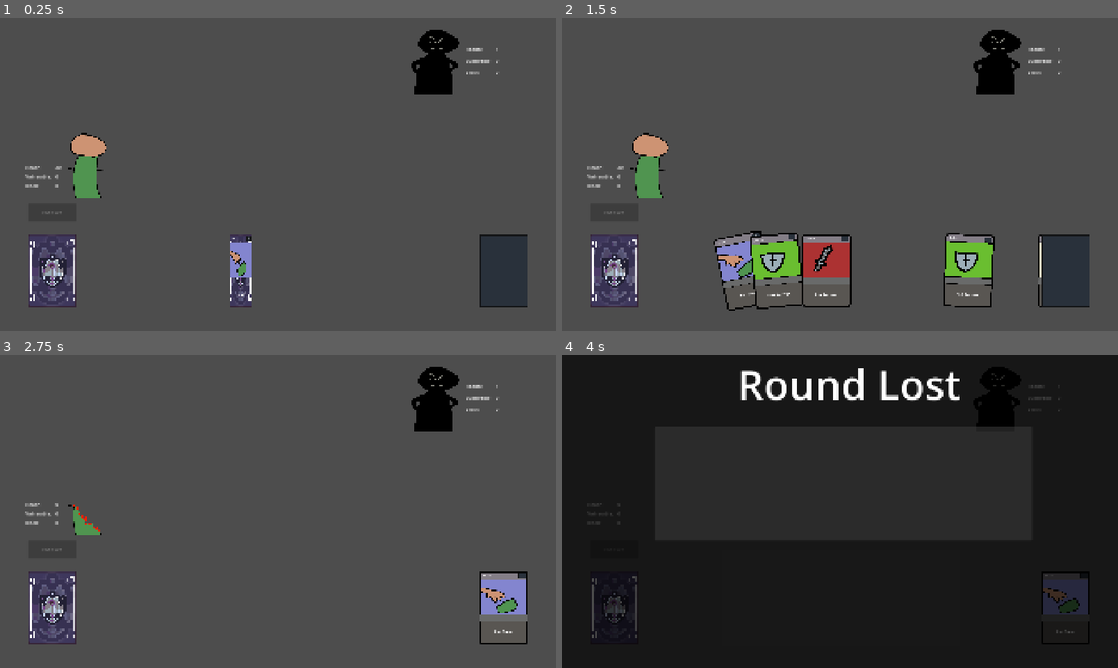
Above: before the commit, frames 1-4 (two rows, left to right).
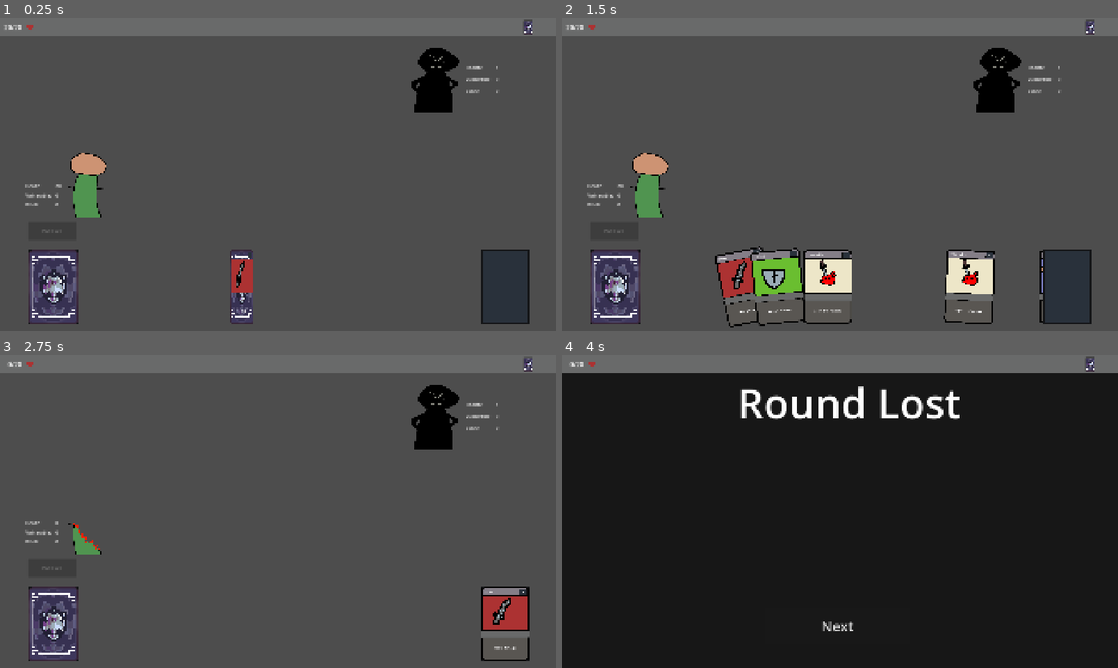
Above: after the commit, the same moments.

Repository: SevvyP/untitled
Game: Godot game, scene res://scenes/main.tscn
Two runs of this game, one before a commit and one after it. Both use one fixed random seed, a clock stepped at 60 frames per second and the inputs below. Before the commit the project starts from res://scenes/battle.tscn.
Inputs (mouse positions are in pixels of both pictures, inside the frame that each line leads up to):
- Up to frame 1 (0.25 s): no input
- Up to frame 2 (1.5 s): click (1090, 27) at 0.52 s; click "End turn" at 1.25 s
- Up to frame 3 (2.75 s): click (528, 364) at 2.02 s
- Up to frame 4 (4 s): click (1090, 364) at 2.77 s; move the mouse to (962, 495) at 3.52 s; click (962, 495) at 3.67 s

The runs differ from the first frame. In frame 1, 12% of the frame differs, in the area x 0-100%, y 0-98%; in frame 2, 18%, in the area x 0-100%, y 0-99%; in frame 3, 11%; in frame 4, 9.3%.
Error before the commit: Cannot call method 'add_child' on a null value. (res://scripts/reward_screen.gd:67)

Commit message:
rework scene loading

Diff:
--- /dev/null
+++ b/cards/rare.tres
@@ -0,0 +1,25 @@
+[gd_resource type="Resource" script_class="CardData" format=3 uid="uid://25slyjd6ovuv"]
+
+[ext_resource type="Script" uid="uid://yegwd4iidb46" path="res://scripts/card_data.gd" id="1_aalmw"]
+[ext_resource type="Script" uid="uid://b8j2sh1fyayd1" path="res://scripts/action.gd" id="1_xgxia"]
+[ext_resource type="Script" uid="uid://bpi6qpqgcuu7o" path="res://scripts/ability.gd" id="2_3rfbg"]
+[ext_resource type="Texture2D" uid="uid://mq5d66i34mle" path="res://sprites/rare.png" id="3_1gv57"]
+
+[sub_resource type="Resource" id="Resource_evn7o"]
+script = ExtResource("1_xgxia")
+modifier = 400
+metadata/_custom_type_script = "uid://b8j2sh1fyayd1"
+
+[sub_resource type="Resource" id="Resource_dhlnb"]
+script = ExtResource("2_3rfbg")
+actions = Array[ExtResource("1_xgxia")]([SubResource("Resource_evn7o")])
+metadata/_custom_type_script = "uid://bpi6qpqgcuu7o"
+
+[resource]
+script = ExtResource("1_aalmw")
+card_name = "Rare"
+cost = 3
+description = "Deal 400 damage"
+art = ExtResource("3_1gv57")
+ability = SubResource("Resource_dhlnb")
+metadata/_custom_type_script = "uid://yegwd4iidb46"
--- a/prefabs/character.tscn
+++ b/prefabs/character.tscn
@@ -4,6 +4,7 @@
 [ext_resource type="Shader" uid="uid://bqwptp8kc0ubh" path="res://shaders/death.gdshader" id="1_xofgc"]
 
 [sub_resource type="ShaderMaterial" id="ShaderMaterial_v5mhf"]
+resource_local_to_scene = true
 shader = ExtResource("1_xofgc")
 shader_parameter/position = Vector2(0, 0)
 shader_parameter/radius = 0.0
--- a/prefabs/enemy.tscn
+++ b/prefabs/enemy.tscn
@@ -4,6 +4,7 @@
 [ext_resource type="Shader" uid="uid://bqwptp8kc0ubh" path="res://shaders/death.gdshader" id="1_yfjof"]
 
 [sub_resource type="ShaderMaterial" id="ShaderMaterial_yfjof"]
+resource_local_to_scene = true
 shader = ExtResource("1_yfjof")
 shader_parameter/position = Vector2(0, 0)
 shader_parameter/radius = 0.0
--- a/prefabs/game_view.tscn
+++ b/prefabs/game_view.tscn
@@ -8,12 +8,12 @@
 script = ExtResource("1_gye2j")
 
 [node name="deck" parent="." unique_id=731650845 instance=ExtResource("2_d6vn6")]
-position = Vector2(180, 872)
+position = Vector2(-447.99994, 6.1035156e-05)
 scale = Vector2(0.33, 0.33)
 
 [node name="hand" type="Node2D" parent="." unique_id=1271941280]
-position = Vector2(630, 872)
+position = Vector2(2, 0)
 
 [node name="discard" parent="." unique_id=1605040543 instance=ExtResource("3_s7wti")]
-position = Vector2(1740, 872)
+position = Vector2(1112, 6.1035156e-05)
 scale = Vector2(0.33, 0.33)
--- a/prefabs/reward_screen.tscn
+++ b/prefabs/reward_screen.tscn
@@ -11,6 +11,7 @@
 anchors_preset = 15
 anchor_right = 1.0
 anchor_bottom = 1.0
+offset_top = 64.0
 grow_horizontal = 2
 grow_vertical = 2
 color = Color(0, 0, 0, 0.7019608)
@@ -18,14 +19,16 @@
 [node name="reward_panel" type="Control" parent="." unique_id=101049691]
 layout_mode = 3
 anchors_preset = 0
+offset_top = 64.0
 offset_right = 40.0
-offset_bottom = 40.0
+offset_bottom = 96.0
 
 [node name="Label" type="Label" parent="reward_panel" unique_id=449821538]
 layout_mode = 0
-offset_left = 520.0
-offset_right = 1464.0
-offset_bottom = 200.0
+offset_left = 504.0
+offset_top = 104.0
+offset_right = 1448.0
+offset_bottom = 304.0
 theme_override_font_sizes/font_size = 142
 text = "Rewards"
 horizontal_alignment = 1
@@ -34,16 +37,16 @@
 [node name="cards" type="HBoxContainer" parent="reward_panel" unique_id=1090191384]
 layout_mode = 0
 offset_left = 320.0
-offset_top = 248.0
-offset_right = 1624.0
-offset_bottom = 640.0
+offset_top = 344.0
+offset_right = 1600.0
+offset_bottom = 736.0
 
 [node name="next" type="Button" parent="reward_panel" unique_id=1600661631]
 layout_mode = 0
-offset_left = 776.0
-offset_top = 712.0
-offset_right = 1224.0
-offset_bottom = 840.0
+offset_left = 704.0
+offset_top = 816.0
+offset_right = 1200.0
+offset_bottom = 944.0
 theme_override_font_sizes/font_size = 48
 text = "Next"
 
--- a/prefabs/round_lost_screen.tscn
+++ b/prefabs/round_lost_screen.tscn
@@ -1,16 +1,14 @@
 [gd_scene format=3 uid="uid://duo6jk4vysf7h"]
 
-[ext_resource type="Script" uid="uid://d17mx7fvl641l" path="res://scripts/reward_screen.gd" id="1_8ck3k"]
-
-[node name="reward_screen" type="CanvasLayer" unique_id=1350255139]
+[node name="round_lost_screen" type="CanvasLayer" unique_id=1350255139]
 process_mode = 2
 layer = 20
-script = ExtResource("1_8ck3k")
 
 [node name="dimmer" type="ColorRect" parent="." unique_id=39314468]
 anchors_preset = 15
 anchor_right = 1.0
 anchor_bottom = 1.0
+offset_top = 64.0
 grow_horizontal = 2
 grow_vertical = 2
 color = Color(0, 0, 0, 0.7019608)
@@ -18,8 +16,25 @@
 [node name="reward_panel" type="Control" parent="." unique_id=101049691]
 layout_mode = 3
 anchors_preset = 0
+offset_top = 64.0
 offset_right = 40.0
-offset_bottom = 40.0
+offset_bottom = 104.0
+
+[node name="next" type="Button" parent="reward_panel" unique_id=153901440]
+layout_mode = 0
+offset_left = 704.0
+offset_top = 808.0
+offset_right = 1200.0
+offset_bottom = 936.0
+theme_override_font_sizes/font_size = 48
+text = "Next"
+
+[node name="stats" type="HBoxContainer" parent="reward_panel" unique_id=1270194998]
+layout_mode = 0
+offset_left = 320.0
+offset_top = 336.0
+offset_right = 1600.0
+offset_bottom = 728.0
 
 [node name="Label" type="Label" parent="reward_panel" unique_id=449821538]
 layout_mode = 0
@@ -30,17 +45,3 @@
 text = "Round Lost"
 horizontal_alignment = 1
 vertical_alignment = 1
-
-[node name="Button" type="Button" parent="reward_panel" unique_id=202784120]
-layout_mode = 0
-offset_left = 320.0
-offset_top = 248.0
-offset_right = 1624.0
-offset_bottom = 640.0
-
-[node name="Button2" type="Button" parent="reward_panel" unique_id=1600661631]
-layout_mode = 0
-offset_left = 552.0
-offset_top = 672.0
-offset_right = 1376.0
-offset_bottom = 1008.0
--- a/project.godot
+++ b/project.godot
@@ -11,7 +11,7 @@
 [application]
 
 config/name="untitled"
-run/main_scene="uid://bdl7xusvr57e5"
+run/main_scene="uid://b3wyljbdtdh15"
 config/features=PackedStringArray("4.7", "Forward Plus")
 config/icon="res://icon.svg"
 
--- a/scenes/battle.tscn
+++ b/scenes/battle.tscn
@@ -15,6 +15,7 @@
 script = ExtResource("1_4k1nj")
 
 [node name="game_view" parent="." unique_id=253964812 instance=ExtResource("2_f4pi3")]
+position = Vector2(632, 864)
 
 [node name="end_turn" type="Button" parent="." unique_id=1904866195]
 offset_left = 96.0
@@ -22,6 +23,7 @@
 offset_right = 264.0
 offset_bottom = 703.0
 text = "End turn"
+metadata/_edit_use_anchors_ = true
 
 [node name="input_manager" type="Node2D" parent="." unique_id=1147601031]
 script = ExtResource("3_yahae")
--- a/scenes/main.tscn
+++ b/scenes/main.tscn
@@ -1,6 +1,57 @@
 [gd_scene format=3 uid="uid://b3wyljbdtdh15"]
 
 [ext_resource type="Script" uid="uid://djx2nhrxalsg3" path="res://scripts/main.gd" id="1_o5qli"]
+[ext_resource type="Texture2D" uid="uid://cjqx7sjud1mfl" path="res://sprites/top_bar.png" id="2_0wfyh"]
+[ext_resource type="Texture2D" uid="uid://diukjo28mf6hw" path="res://sprites/heart.png" id="3_sugp2"]
+[ext_resource type="Texture2D" uid="uid://uhcinog8m7c5" path="res://sprites/card_back_demo.png" id="4_jyhfs"]
 
 [node name="main" type="Node2D" unique_id=1588589138]
 script = ExtResource("1_o5qli")
+
+[node name="TopBar" type="Sprite2D" parent="." unique_id=1771953659]
+position = Vector2(960, 32)
+texture = ExtResource("2_0wfyh")
+
+[node name="current_health" type="Label" parent="." unique_id=1735564743]
+offset_top = 16.0
+offset_right = 40.0
+offset_bottom = 55.0
+theme_override_font_sizes/font_size = 24
+text = "0"
+horizontal_alignment = 2
+
+[node name="Label2" type="Label" parent="." unique_id=831892295]
+offset_left = 40.0
+offset_top = 16.0
+offset_right = 56.0
+offset_bottom = 55.0
+theme_override_font_sizes/font_size = 24
+text = "/"
+
+[node name="max_health" type="Label" parent="." unique_id=1170817053]
+offset_left = 48.0
+offset_top = 16.0
+offset_right = 88.0
+offset_bottom = 55.0
+theme_override_font_sizes/font_size = 24
+text = "0"
+
+[node name="current_scene" type="Node2D" parent="." unique_id=723145301]
+position = Vector2(0, 64)
+
+[node name="Heart" type="Sprite2D" parent="." unique_id=1577168982]
+position = Vector2(104, 32)
+texture = ExtResource("3_sugp2")
+
+[node name="deck" type="Button" parent="." unique_id=147726092]
+offset_left = 1808.0
+offset_top = 8.0
+offset_right = 1840.0
+offset_bottom = 56.0
+
+[node name="CardBackDemo" type="Sprite2D" parent="deck" unique_id=1472986688]
+position = Vector2(16, 24.000004)
+scale = Vector2(0.06, 0.06)
+texture = ExtResource("4_jyhfs")
+
+[connection signal="pressed" from="deck" to="." method="_on_deck_pressed"]
--- a/scripts/action.gd
+++ b/scripts/action.gd
@@ -38,7 +38,6 @@
 			return EffectTargetType.CHOSEN_ALLY
 
 	# need to return something
-	assert("effect type was undefined")
 	return EffectTargetType.NONE
 
 
@@ -53,13 +52,13 @@
 			assert(target, "no target for an attack action")
 			var damage = modifier + target.vulnerable
 			if damage > target.block:
-				target.health -= damage - target.block
+				target.current_health -= damage - target.block
 				target.block = 0
 			else:
 				target.block -= damage
 
-			if target.health < 0:
-				target.health = 0
+			if target.current_health < 0:
+				target.current_health = 0
 
 		Effect.DEFEND:
 			target.block += modifier
--- a/scripts/battle.gd
+++ b/scripts/battle.gd
@@ -1,4 +1,8 @@
+class_name Battle
 extends Node2D
+
+signal card_reward_chosen(card : CardInstance)
+signal combat_won_next()
 
 @onready var game_view: GameView = $game_view
 @onready var end_turn_reference: Button = $end_turn
@@ -8,10 +12,16 @@
 @onready var reward_screen = preload("res://prefabs/reward_screen.tscn")
 @onready var round_lost_screen = preload("res://prefabs/round_lost_screen.tscn")
 
-@export var starting_deck: Array[CardData] = []
-var enemy : EnemyInstance
-var character : CharacterInstance
-
+## Reference to the character being played this run. This is a global reference, so changes made
+## during this combat will persist during the run. For example, taking damage should persist into
+## the next battle
+var character_instance : CharacterInstance
+
+## Instantated logical state of the enemy being fought
+var enemy_instance : EnemyInstance
+
+## State of the current battle. Contains deck, hand, discard, plus modifiers like modifiers on number
+## of cards to be drawn each turn
 var game_state: GameState
 
 const HAND_SIZE := 5
@@ -22,41 +32,26 @@
 ## true when the round is over and actions should stop resolving
 var is_round_over : bool = false
 
-## Initializes the game state, builds the starting deck, and draws the first hand
-func _ready() -> void:
+##
+func setup(deck : Array[CardInstance], character : CharacterInstance, enemy : EnemyData):
 	game_state = GameState.new()
-	enemy = EnemyInstance.new(load("res://enemies/winorlose.tres"))
-	enemy_reference.setup(enemy)
-
-	character = CharacterInstance.new(load("res://characters/untitled.tres"))
-	character_reference.setup(character)
-
-	# bind signals
-	enemy.died.connect(_on_enemy_died.bind(enemy))
-	character.died.connect(_on_player_died.bind(character))
+	assert(deck and character and enemy, "missing needed data to setup battle")
+	character_instance = character
+	enemy_instance = EnemyInstance.new(enemy)
+
+	enemy_reference.setup(enemy_instance)
+	character_reference.setup(character_instance)
+
+	enemy_instance.died.connect(_on_enemy_died.bind(enemy_instance))
+	character_instance.died.connect(_on_player_died.bind(character_instance))
 
 	input_manager.card_play_requested.connect(_on_card_play_requested)
 
-	# hacky way to prevent issues with the fiest card dealt
+	# hacky way to prevent issues with the first card dealt
 	await get_tree().create_timer(0.15).timeout
 
-	# TODO: build and assign starting deck instead of placeholder
-	var Strike: CardData = load("res://cards/srike.tres")
-	var Defend: CardData = load("res://cards/defend.tres")
-	var Draw: CardData = load("res://cards/draw.tres")
-	var Vulnerable: CardData = load("res://cards/vulnerable.tres")
-	for i in range(10):
-		if i % 4 == 0:
-			starting_deck.append(Vulnerable)
-		if i % 3 == 0:
-			starting_deck.append(Strike)
-		elif i % 2 == 0:
-			starting_deck.append(Draw)
-		else:
-			starting_deck.append(Defend)
-
 	# TODO: randomize() seed the global RNG for shuffle()
-	game_state.build_deck(starting_deck)
+	game_state.build_deck(deck)
 
 	# update the starting states for deck and discard
 	game_view.update_deck_visual(game_state.deck.size())
@@ -70,7 +65,6 @@
 
 	is_game_state_updating = false
 	end_turn_reference.disabled = false
-
 
 ## Resolves the end of the player's turn, triggers enemy turns, resolves the start
 ## of the player's next turn, then draws a new hand
@@ -90,15 +84,15 @@
 
 	# trigger enemy turns
 	# TODO: pass in any targets if more than just player
-	await enemy.execute_next_turn([character])
+	await enemy_instance.execute_next_turn([character_instance])
 	if is_round_over:
 		return
 
 	# resolve start of next player turn
-	character.vulnerable -= 1
-	if character.vulnerable < 0:
-		character.vulnerable = 0
-	character.block = 0
+	character_instance.vulnerable -= 1
+	if character_instance.vulnerable < 0:
+		character_instance.vulnerable = 0
+	character_instance.block = 0
 
 	# draw a new hand
 	for i in range(HAND_SIZE):
@@ -136,9 +130,9 @@
 	for action in card_instance.data.ability.actions:
 		match action.get_effect_type(action.effect):
 			Action.EffectTargetType.CHOSEN_ENEMY:
-				action.execute(enemy)
+				action.execute(enemy_instance)
 			Action.EffectTargetType.CHOSEN_ALLY:
-				action.execute(character)
+				action.execute(character_instance)
 			Action.EffectTargetType.NONE:
 				if not action.action_requests_change_to_game_state.is_connected(_apply_game_state_effect):
 					action.action_requests_change_to_game_state.connect(_apply_game_state_effect)
@@ -245,8 +239,22 @@
 
 func combat_won() -> void:
 	var rewards = reward_screen.instantiate()
-	get_tree().current_scene.add_child(rewards)
+	rewards.reward_chosen.connect(_on_reward_chosen.bind())
+	rewards.next_pressed.connect(_on_rewards_next_pressed.bind())
+	game_view.queue_free()
+	end_turn_reference.queue_free()
+	self.add_child(rewards)
 
 func combat_lost() -> void:
 	var round_lost = round_lost_screen.instantiate()
+	for child in get_children():
+		child.queue_free()
 	get_tree().current_scene.add_child(round_lost)
+
+## roundabout way to bus rewards back to main
+func _on_reward_chosen(card : CardInstance):
+	card_reward_chosen.emit(card)
+
+func _on_rewards_next_pressed():
+	get_tree().paused = false
+	combat_won_next.emit()
--- a/scripts/character.gd
+++ b/scripts/character.gd
@@ -10,7 +10,7 @@
 var character: CharacterInstance
 
 func _process(_delta: float) -> void:
-	health.text = str(character.health)
+	health.text = str(character.current_health)
 	vulnerable.text = str(character.vulnerable)
 	block.text = str(character.block)
 
--- a/scripts/character_instance.gd
+++ b/scripts/character_instance.gd
@@ -8,14 +8,16 @@
 var data: CharacterData
 
 # list of attributes all characters have
-@export var health : int:
+## The current health of the character. If current health falls to 0 or below, emit a death signal
+@export var current_health : int:
 	set(value):
-		var was_alive := health > 0
-		health = maxi(value, 0)
+		var was_alive := current_health > 0
+		current_health = maxi(value, 0)
 
-		if was_alive and health == 0:
+		if was_alive and current_health == 0:
 			died.emit()
-
+## the maximum health a character can have
+@export var max_health : int
 
 # list of conditions all characters can have
 @export var vulnerable: int
@@ -29,4 +31,5 @@
 	id = next_id
 	next_id += 1
 	data = character
-	health = data.health
+	current_health = data.health
+	max_health = data.health
--- a/scripts/enemy.gd
+++ b/scripts/enemy.gd
@@ -11,7 +11,7 @@
 
 # Called every frame. 'delta' is the elapsed time since the previous frame.
 func _process(_delta: float) -> void:
-	health.text = str(enemy.health)
+	health.text = str(enemy.current_health)
 	vulnerable.text = str(enemy.vulnerable)
 	block.text = str(enemy.block)
 
--- a/scripts/game_state.gd
+++ b/scripts/game_state.gd
@@ -10,14 +10,13 @@
 @export var player_mana : int = 0
 @export var player_gold : int = 0
 
-## Builds and shuffles the starting deck from CardData resources.
-func build_deck(starting_cards: Array[CardData]) -> void:
+## Builds and shuffles the starting deck
+func build_deck(starting_cards: Array[CardInstance]) -> void:
 	deck.clear()
 	hand.clear()
 	discard.clear()
 
-	for card_data in starting_cards:
-		deck.append(CardInstance.new(card_data))
+	deck.append_array(starting_cards)
 
 	deck.shuffle()
 
--- a/scripts/main.gd
+++ b/scripts/main.gd
@@ -1,6 +1,83 @@
 extends Node2D
 
+@onready var current_scene_placeholder : Node2D = $current_scene
+@onready var current_health : Label = $current_health
+@onready var max_health: Label = $max_health
+@onready var battle_scene : PackedScene = preload("res://scenes/battle.tscn")
+@onready var reward_screen : PackedScene = preload("res://prefabs/reward_screen.tscn")
+@onready var round_lost_screen : PackedScene = preload("res://prefabs/round_lost_screen.tscn")
+
+## The initial state of the character at the start of the run. For now should just be the base stats,
+## but in theory could be modified before passing in
+@export var character_data : CharacterData
+
+## The initial deck of cards at the start of the run
+@export var starting_deck : Array[CardData]
+
+## The global state of the deck during the run. Saves modifications to cards such as upgrades
+## and enchantments
+var deck : Array[CardInstance]
+
+## The global state of the character during the run. Maintains state between battles, such as
+## current health and max health
+var character_instance : CharacterInstance
 
 ## Setup the basic gameplay loop
 func _ready() -> void:
-	pass # Replace with function body.
+	# TODO: replace with random enemies and the selected character
+	var enemy : EnemyData = load("res://enemies/winorlose.tres")
+	var character_data : CharacterData= load("res://characters/untitled.tres")
+	character_instance = CharacterInstance.new(character_data)
+
+	# TODO: build and assign starting deck instead of placeholder
+	var Strike: CardData = load("res://cards/srike.tres")
+	var Defend: CardData = load("res://cards/defend.tres")
+	var Draw: CardData = load("res://cards/draw.tres")
+	var Vulnerable: CardData = load("res://cards/vulnerable.tres")
+	for i in range(10):
+		if i % 4 == 0:
+			starting_deck.append(Vulnerable)
+		elif i % 3 == 0:
+			starting_deck.append(Strike)
+		elif i % 2 == 0:
+			starting_deck.append(Draw)
+		else:
+			starting_deck.append(Defend)
+	for i in range(starting_deck.size()):
+		deck.append(CardInstance.new(starting_deck[i]))
+
+	var battle = load_battle(deck, character_instance, [enemy])
+
+## updates run trackers like current and max health
+func _process(_delta: float) -> void:
+	current_health.text = str(character_instance.current_health)
+	max_health.text = str(character_instance.max_health)
+
+
+## Loads the battle and adds it to the current scene
+func load_battle(deck : Array[CardInstance], character : CharacterInstance, enemies : Array[EnemyData]) -> Battle:
+	var battle : Battle = battle_scene.instantiate()
+	current_scene_placeholder.add_child(battle)
+	battle.setup(deck, character, enemies[0])
+	battle.card_reward_chosen.connect(_on_card_reward_chosen.bind())
+	battle.combat_won_next.connect(_on_combat_won_next.bind())
+	return battle
+
+func _on_card_reward_chosen(card : CardInstance):
+	deck.append(card)
+
+
+## move onto the next combat
+func _on_combat_won_next():
+	for child in current_scene_placeholder.get_children():
+		child.queue_free()
+	await get_tree().create_timer(0.15).timeout
+	#TODO: randomly generate next combat
+	var enemy : EnemyData = load("res://enemies/winorlose.tres")
+	load_battle(deck, character_instance, [enemy])
+
+
+## display the current deck
+func _on_deck_pressed() -> void:
+	for card in deck:
+		print(card.data.card_name)
--- a/scripts/reward_screen.gd
+++ b/scripts/reward_screen.gd
@@ -1,6 +1,7 @@
 extends CanvasLayer
 
-signal reward_chosen(data: CardData)
+signal reward_chosen(data: CardInstance)
+signal next_pressed()
 
 const DEFAULT_CARD_SCALE = Vector2(.33, .33)
 const CARD_SCENE: PackedScene = preload("res://prefabs/card.tscn")
@@ -13,7 +14,7 @@
 @export var card_rewards : Array[Card]
 
 var reward_group := ButtonGroup.new()
-var selected_reward: CardData
+var selected_reward: CardInstance
 
 func _ready() -> void:
 	# Pause the background game scene
@@ -33,30 +34,16 @@
 	# add rewards to the screen
 	# TODO: pass in randomized card rewards
 	for path in [
-		"res://cards/srike.tres",
-		"res://cards/defend.tres",
-		"res://cards/draw.tres",
-		"res://cards/vulnerable.tres",
+		"res://cards/rare.tres",
+		"res://cards/rare.tres",
+		"res://cards/rare.tres",
+		"res://cards/rare.tres",
 	]:
-		add_reward_card(load(path) as CardData)
-
-	for card in card_rewards:
-		$reward_panel/cards.add_child(card)
+		add_reward_card(CardInstance.new(load(path)))
 
 
-
-func close_rewards() -> void:
-	# Fade out before unpausing and destroying the overlay
-	var tween = create_tween().set_parallel(true)
-	tween.tween_property(dimmer, "modulate:a", 0.0, 0.2)
-	tween.tween_property(reward_panel, "modulate:a", 0.0, 0.2)
-
-	await tween.finished
-	get_tree().paused = false
-	queue_free()
-
 ## add a card to the offered rewards cards
-func add_reward_card(data: CardData) -> void:
+func add_reward_card(data: CardInstance) -> void:
 	var slot := Button.new()
 	slot.flat = true
 	slot.toggle_mode = true
@@ -68,7 +55,7 @@
 
 	var card := CARD_SCENE.instantiate() as Card
 	slot.add_child(card)
-	card.setup(data)
+	card.setup(data.data)
 	card.scale = Card.CARD_DEFAULT_SCALE
 	card_rewards.append(card)
 
@@ -91,11 +78,11 @@
 	slot.mouse_exited.connect(card._on_area_2d_mouse_exited)
 
 
-func _on_reward_pressed(data: CardData) -> void:
+func _on_reward_pressed(data: CardInstance) -> void:
 	selected_reward = data
+	reward_chosen.emit(selected_reward)
 	for child in cards_box.get_children():
 		child.queue_free()
 
 func _on_next_pressed() -> void:
-	reward_chosen.emit(selected_reward)
-	close_rewards()
+	next_pressed.emit()
Binary file added: sprites/heart.png
Not shown, added: sprites/heart.png.import
Binary file added: sprites/rare.png
Not shown, added: sprites/rare.png.import
Binary file added: sprites/top_bar.png
Not shown, added: sprites/top_bar.png.import
Not shown, added: scenes/main.tscn16512412461.tmp
